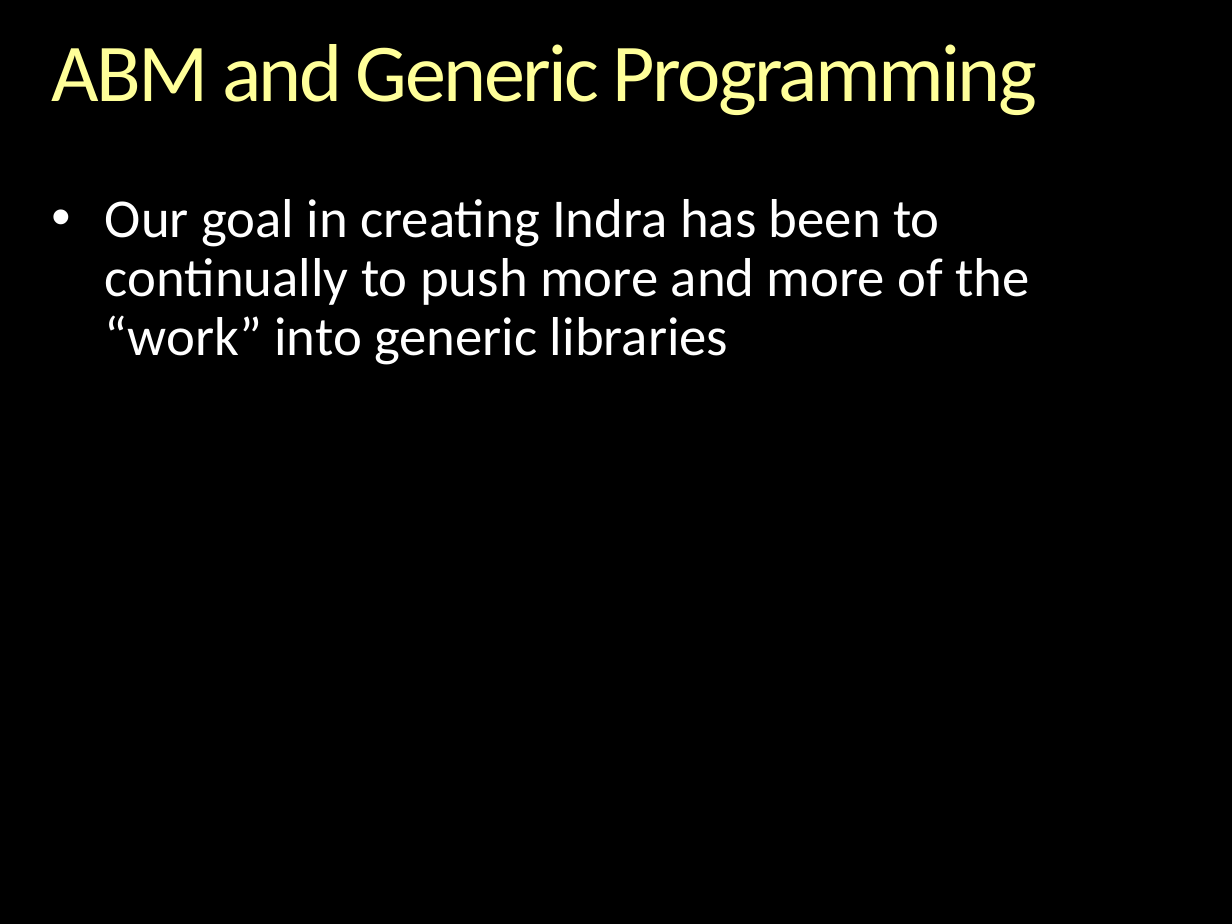
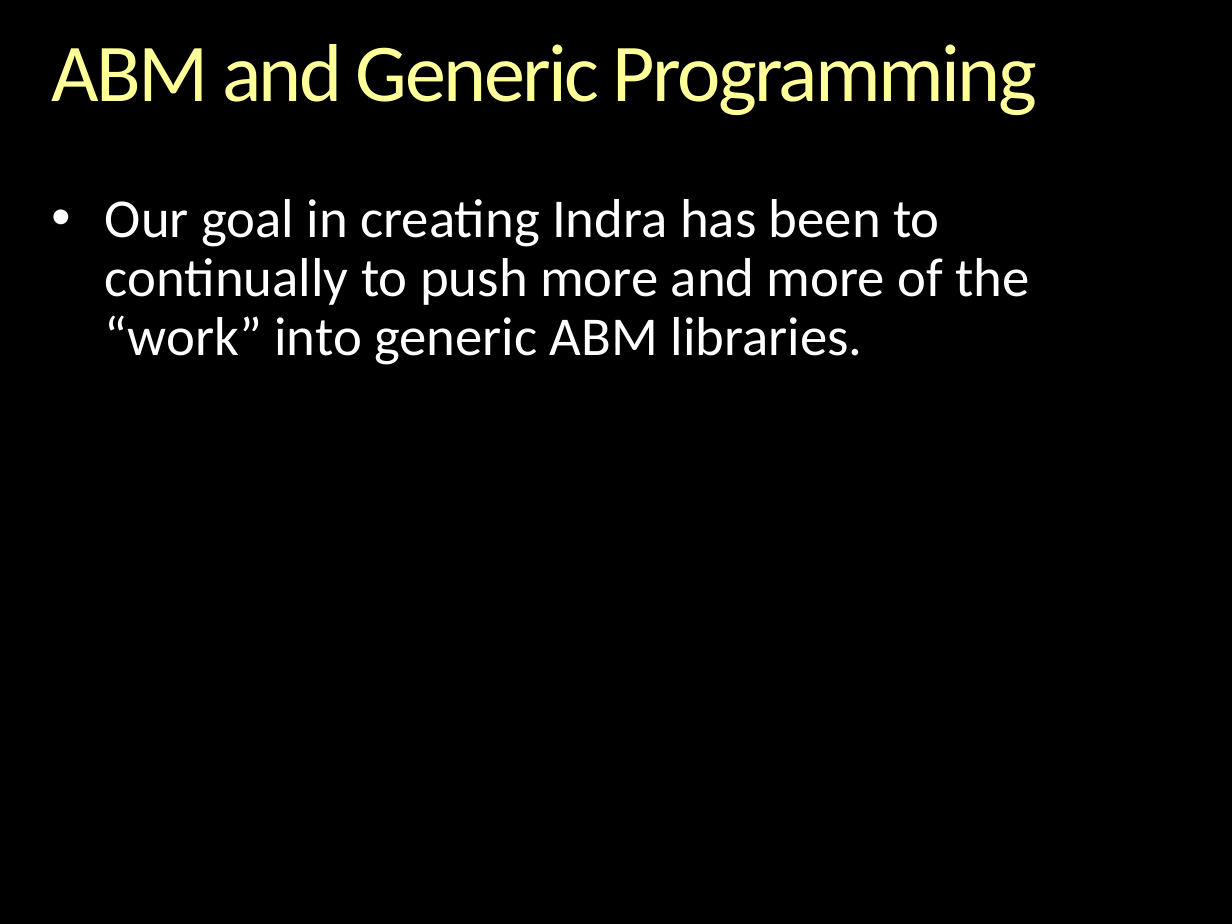
Before and after one commit to gcallah/indras_net, a slide deck: slide 8 of docs/GenericProgrammingAndABM.pptx. Drawn at 1232x924 pixels with LibreOffice and Linux fonts; fonts in the diff are those of the drawing; background and template pictures are left out. Boxes give left, top, right and bottom in pixels: in the first picture for what was removed or moved away, otherwise in the second. Text is boxed around its words. In the diff, an @@ line names an element or a change of style, - is before the commit and + after.

```diff
--- a/docs/GenericProgrammingAndABM.pptx
+++ b/docs/GenericProgrammingAndABM.pptx
@@ text at (x1=105, y1=199, x2=1030, y2=365): text changed @@
-• Our goal in creating Indra has been to continually to push more and more of the “work” into generic libraries
+• Our goal in creating Indra has been to continually to push more and more of the “work” into generic ABM libraries.
```
Also in this commit, not shown: 1 other slide changed.
